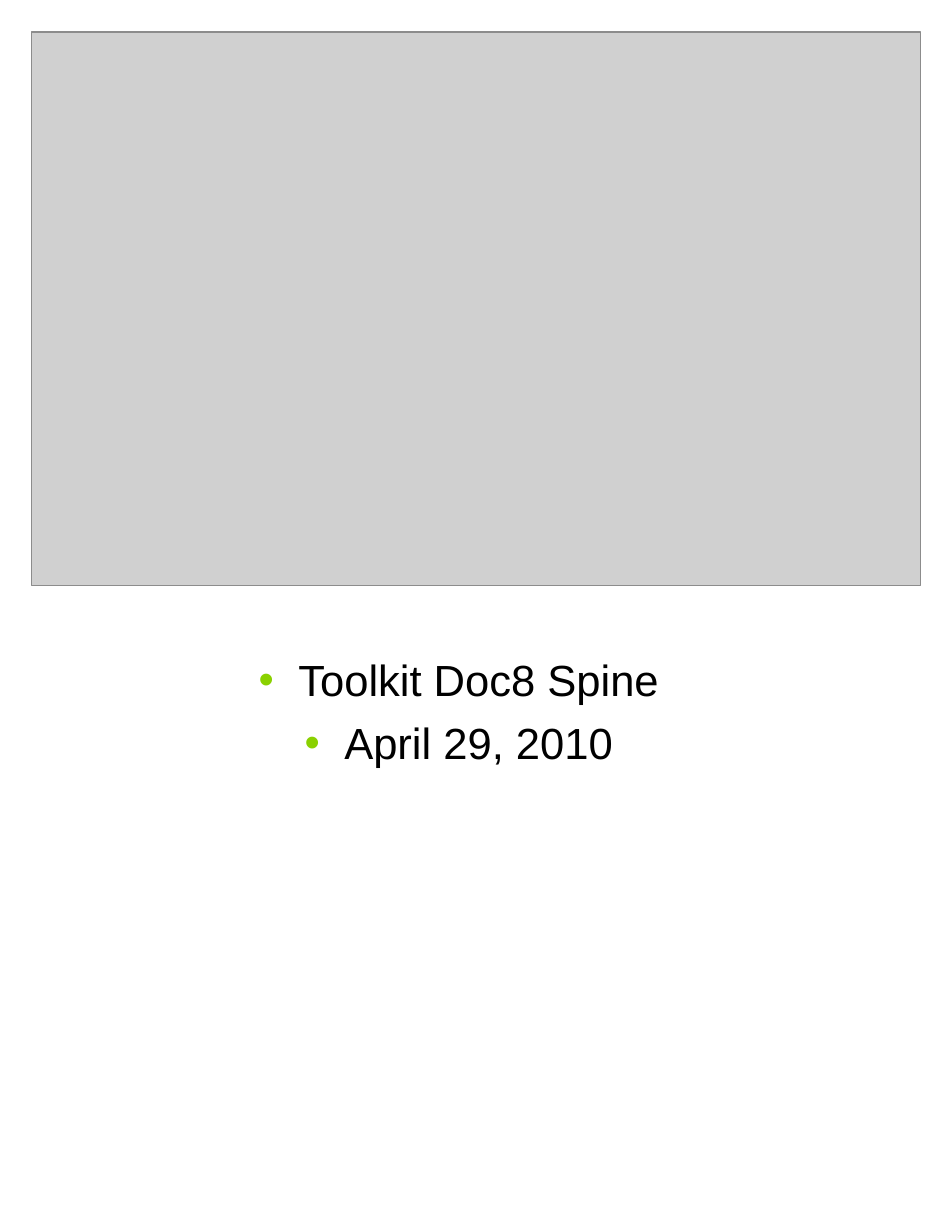
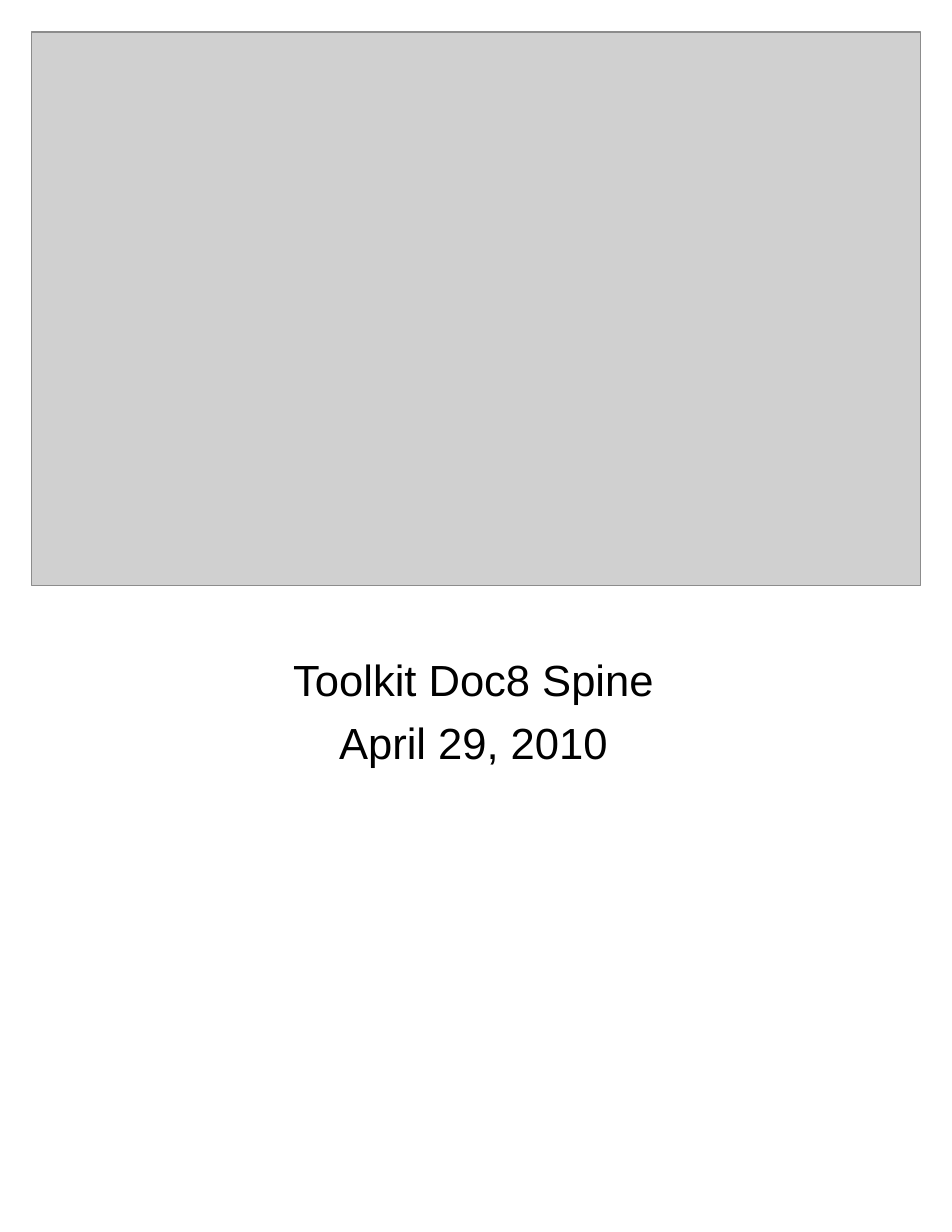
Before and after one commit to PR2/pr2_docs, a slide deck: slide 1 of PR2_remove_replace/docs/Toolkit Doc8 Spine.odp. Drawn at 952x1232 pixels with LibreOffice and Linux fonts; fonts in the diff are those of the drawing; grey boxes stand for pictures; background and template pictures are left out. Boxes give left, top, right and bottom in pixels: in the first picture for what was removed or moved away, otherwise in the second. Text is boxed around its words. In the diff, an @@ line names an element or a change of style, - is before the commit and + after.

```diff
--- a/PR2_remove_replace/docs/Toolkit Doc8 Spine.odp
+++ b/PR2_remove_replace/docs/Toolkit Doc8 Spine.odp
@@ text "Toolkit Doc8 Spine" at bbox=[293, 664, 653, 768]: bullet • to none @@
```
Also in this commit, not shown: 1 other slide changed, 1 other file.
